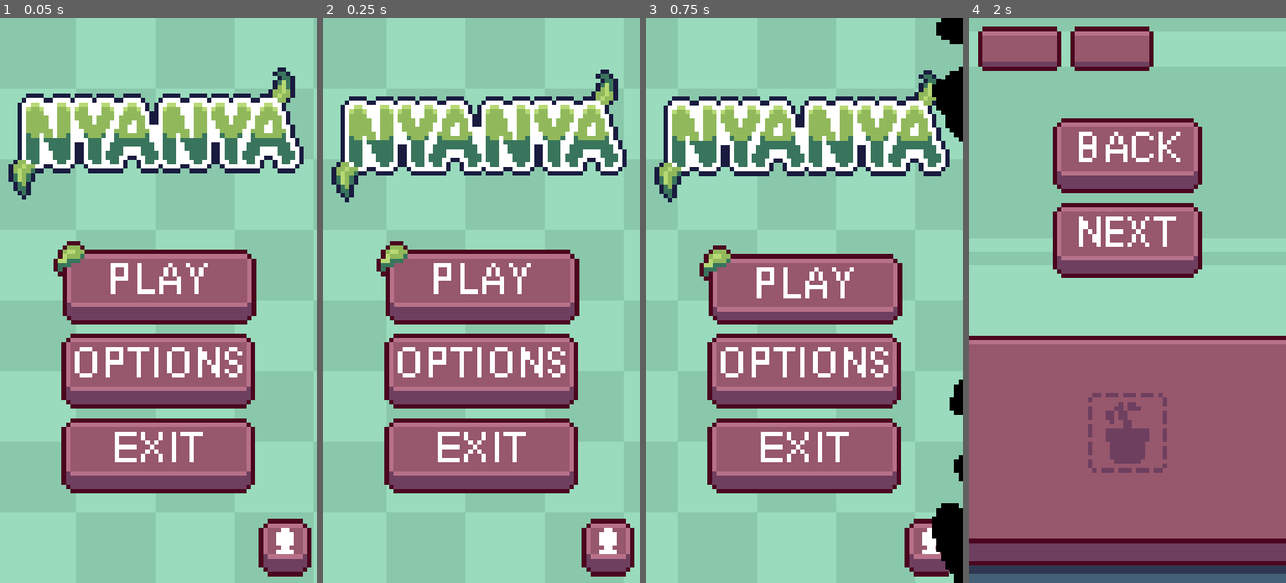
Above: before the commit, frames 1-4 (left to right).
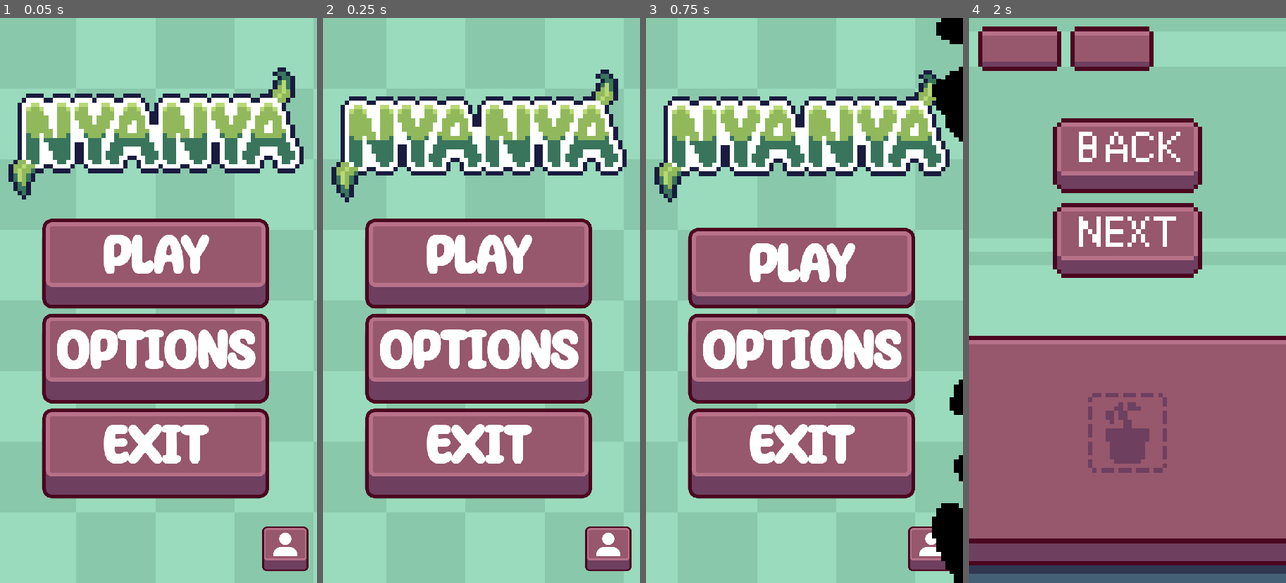
Above: after the commit, the same moments.

Repository: IvoChanev/Sunflower-Valley
Game: Godot game, scene res://Ivo/main_menu.tscn
The game is run twice, just before and just after one commit, with the same random seed, the same clock (stepped at 60 frames per second) and the same inputs.
Inputs (mouse positions are in pixels of both pictures, inside the frame that each line leads up to):
- Up to frame 1 (0.05 s): no input
- Up to frame 2 (0.25 s): no input
- Up to frame 3 (0.75 s): tap Enter (ui_accept) at 0.5, 0.6 s; move the mouse to (874, 272) at 0.52 s; click (874, 272) at 0.67 s
- Up to frame 4 (2 s): tap Enter (ui_accept) at 0.77, 1.07, 1.35, 1.52, 1.82 s; move the mouse to (1064, 328) at 1.27 s; hold Left (ui_left) from 1.28 s (still down)

The runs differ from the first frame. In frame 1, 27% of the frame differs, in the area x 13-99%, y 35-99%; in frame 2, 27%; in frame 3, 25%; in frame 4, nothing differs.
Error after the commit: Out of bounds get index '2' (on base: 'Array[AnimatedSprite2D]') (res://Ivo/Heart_System.gd:26)

Commit message:
Heart System
HeartSystem script
Heart delpetion animation
UI setup

Diff:
--- /dev/null
+++ b/Ivo/Heart_System.gd
@@ -0,0 +1,29 @@
+extends MarginContainer
+
+# Array to store the AnimatedSprite2D hearts
+@export var hearts: Array[AnimatedSprite2D]
+
+# Health value
+var health: int = 3
+
+func _ready():
+	# Ensure there are exactly 3 hearts added in the editor
+	if hearts.size() != 3:
+		push_error("Please assign exactly 3 AnimatedSprite2D nodes to the 'hearts' array.")
+		return
+
+func _process(_delta):
+	# Check if the "F" key is pressed
+	if Input.is_action_just_pressed("ui_left"):  # Replace "ui_accept" with "F" in the input map if necessary
+		lose_health()
+
+func lose_health():
+	if health > 0:
+		# Decrement health
+		health -= 1
+
+		# Play the deplete animation on the corresponding heart
+		var heart_to_deplete = hearts[health]
+		heart_to_deplete.play("health_deplete")  # Play animation without checking
+	else:
+		SceneTransition.change_scene("res://Ivo/lobby_scene.tscn")
--- a/Ivo/lobby_scene_2.tscn
+++ b/Ivo/lobby_scene_2.tscn
@@ -1,9 +1,85 @@
-[gd_scene load_steps=5 format=3 uid="uid://cf7mg0k7kw6x8"]
+[gd_scene load_steps=17 format=3 uid="uid://cf7mg0k7kw6x8"]
 
+[ext_resource type="Script" path="res://Ivo/Heart_System.gd" id="1_nfhe2"]
 [ext_resource type="Texture2D" uid="uid://mbmohlhtctic" path="res://Ivo/Sprites/PlayScene_2_BG.png" id="1_ttrk1"]
 [ext_resource type="Texture2D" uid="uid://fv01rvnaqw3t" path="res://Ivo/Sprites/Buttons/Button_Back.png" id="2_xmjgk"]
 [ext_resource type="Script" path="res://Ivo/button_back_2.gd" id="3_htwn5"]
 [ext_resource type="Texture2D" uid="uid://1ten0abdup6r" path="res://Ivo/Sprites/Buttons/Button_Back_Pressed.png" id="4_uqgjy"]
+[ext_resource type="Texture2D" uid="uid://dnfu54f4yh3vs" path="res://Ivo/Sprites/Buttons/Hearts_Sheet.png" id="5_0kxx6"]
+
+[sub_resource type="AtlasTexture" id="AtlasTexture_jy7c0"]
+atlas = ExtResource("5_0kxx6")
+region = Rect2(0, 0, 784, 800)
+
+[sub_resource type="AtlasTexture" id="AtlasTexture_mchm0"]
+atlas = ExtResource("5_0kxx6")
+region = Rect2(784, 0, 784, 800)
+
+[sub_resource type="AtlasTexture" id="AtlasTexture_skovu"]
+atlas = ExtResource("5_0kxx6")
+region = Rect2(1568, 0, 784, 800)
+
+[sub_resource type="AtlasTexture" id="AtlasTexture_tj6bp"]
+atlas = ExtResource("5_0kxx6")
+region = Rect2(2352, 0, 784, 800)
+
+[sub_resource type="AtlasTexture" id="AtlasTexture_e06dq"]
+atlas = ExtResource("5_0kxx6")
+region = Rect2(3136, 0, 784, 800)
+
+[sub_resource type="AtlasTexture" id="AtlasTexture_udj8i"]
+atlas = ExtResource("5_0kxx6")
+region = Rect2(3920, 0, 784, 800)
+
+[sub_resource type="AtlasTexture" id="AtlasTexture_we2j4"]
+atlas = ExtResource("5_0kxx6")
+region = Rect2(4704, 0, 784, 800)
+
+[sub_resource type="AtlasTexture" id="AtlasTexture_s1pmf"]
+atlas = ExtResource("5_0kxx6")
+region = Rect2(5488, 0, 784, 800)
+
+[sub_resource type="AtlasTexture" id="AtlasTexture_i3df8"]
+atlas = ExtResource("5_0kxx6")
+region = Rect2(6272, 0, 784, 800)
+
+[sub_resource type="SpriteFrames" id="SpriteFrames_eyifn"]
+animations = [{
+"frames": [{
+"duration": 1.0,
+"texture": SubResource("AtlasTexture_jy7c0")
+}, {
+"duration": 1.0,
+"texture": SubResource("AtlasTexture_mchm0")
+}, {
+"duration": 1.0,
+"texture": SubResource("AtlasTexture_skovu")
+}, {
+"duration": 1.0,
+"texture": SubResource("AtlasTexture_tj6bp")
+}, {
+"duration": 1.0,
+"texture": SubResource("AtlasTexture_e06dq")
+}, {
+"duration": 1.0,
+"texture": SubResource("AtlasTexture_udj8i")
+}, {
+"duration": 1.0,
+"texture": SubResource("AtlasTexture_we2j4")
+}, {
+"duration": 1.0,
+"texture": SubResource("AtlasTexture_s1pmf")
+}, {
+"duration": 1.0,
+"texture": SubResource("AtlasTexture_i3df8")
+}, {
+"duration": 1.0,
+"texture": null
+}],
+"loop": false,
+"name": &"health_deplete",
+"speed": 12.0
+}]
 
 [node name="Main Menu" type="Control"]
 layout_mode = 3
@@ -15,13 +91,15 @@
 size_flags_horizontal = 3
 size_flags_vertical = 3
 
-[node name="MarginContainer" type="MarginContainer" parent="."]
+[node name="MarginContainer" type="MarginContainer" parent="." node_paths=PackedStringArray("hearts")]
 layout_mode = 1
 anchors_preset = 15
 anchor_right = 1.0
 anchor_bottom = 1.0
 grow_horizontal = 2
 grow_vertical = 2
+script = ExtResource("1_nfhe2")
+hearts = [NodePath("Heart_3"), NodePath("Heart_2"), NodePath("Heart_1")]
 
 [node name="PhoneMenuBG" type="Sprite2D" parent="MarginContainer"]
 texture_repeat = 2
@@ -41,3 +119,21 @@
 texture = ExtResource("2_xmjgk")
 script = ExtResource("3_htwn5")
 new_texture = ExtResource("4_uqgjy")
+
+[node name="Heart_1" type="AnimatedSprite2D" parent="MarginContainer"]
+position = Vector2(493, 71)
+scale = Vector2(0.3, 0.3)
+sprite_frames = SubResource("SpriteFrames_eyifn")
+animation = &"health_deplete"
+
+[node name="Heart_2" type="AnimatedSprite2D" parent="MarginContainer"]
+position = Vector2(354, 71)
+scale = Vector2(0.3, 0.3)
+sprite_frames = SubResource("SpriteFrames_eyifn")
+animation = &"health_deplete"
+
+[node name="Heart_3" type="AnimatedSprite2D" parent="MarginContainer"]
+position = Vector2(212, 70)
+scale = Vector2(0.3, 0.3)
+sprite_frames = SubResource("SpriteFrames_eyifn")
+animation = &"health_deplete"
--- a/Ivo/main_menu.tscn
+++ b/Ivo/main_menu.tscn
@@ -4,18 +4,18 @@
 [ext_resource type="Texture2D" uid="uid://3bp7s10a1356" path="res://Ivo/Sprites/Phone_Menu_BG.png" id="1_jqsrk"]
 [ext_resource type="Texture2D" uid="uid://d3hpnvpa0a65q" path="res://Ivo/Sprites/Title.png" id="2_fb1ft"]
 [ext_resource type="Script" path="res://Ivo/up_and_down.gd" id="3_ksi7o"]
-[ext_resource type="Texture2D" uid="uid://bsuye8iccg8xd" path="res://Ivo/Sprites/Buttons/Button_Play.png" id="5_ky6rb"]
+[ext_resource type="Texture2D" uid="uid://bc7qsgd755hx2" path="res://Ivo/Sprites/Buttons/ButtonPlay.png" id="5_8m0aj"]
 [ext_resource type="Script" path="res://Ivo/button_play.gd" id="6_es1vg"]
-[ext_resource type="Texture2D" uid="uid://ciqclltp04ka0" path="res://Ivo/Sprites/Buttons/Button_Play_Pressed.png" id="6_jwqel"]
-[ext_resource type="Texture2D" uid="uid://cch33682r4r5n" path="res://Ivo/Sprites/Buttons/Button_Options.png" id="7_227tn"]
+[ext_resource type="Texture2D" uid="uid://bsdgr0v27jqt" path="res://Ivo/Sprites/Buttons/ButtonPlay_Pressed.png" id="7_vjt7w"]
+[ext_resource type="Texture2D" uid="uid://dtf67tjadbk3" path="res://Ivo/Sprites/Buttons/ButtonOptions.png" id="8_avj4g"]
 [ext_resource type="Script" path="res://Ivo/button_options.gd" id="8_rphgt"]
-[ext_resource type="Texture2D" uid="uid://bv7bbqx3dfj4t" path="res://Ivo/Sprites/Buttons/Button_Options_Pressed.png" id="9_360bx"]
-[ext_resource type="Texture2D" uid="uid://b6nc8a8sppm6n" path="res://Ivo/Sprites/Buttons/Button_Exit.png" id="10_wlf1k"]
+[ext_resource type="Texture2D" uid="uid://dlvomoort3o6j" path="res://Ivo/Sprites/Buttons/ButtonOptions_Pressed.png" id="10_rgf4a"]
 [ext_resource type="Script" path="res://Ivo/button_exit.gd" id="11_cu8xu"]
-[ext_resource type="Texture2D" uid="uid://bbmoyq45arnsi" path="res://Ivo/Sprites/Buttons/Button_Exit_Pressed.png" id="12_cat80"]
-[ext_resource type="Texture2D" uid="uid://bbrppuck72bhm" path="res://Ivo/Sprites/Buttons/Button_Credits.png" id="13_wmkcc"]
-[ext_resource type="Texture2D" uid="uid://wcdfjpew0dby" path="res://Ivo/Sprites/Buttons/Button_Credits_Pressed.png" id="14_2ds0f"]
+[ext_resource type="Texture2D" uid="uid://cvapqv0to0231" path="res://Ivo/Sprites/Buttons/ButtonExit.png" id="11_jj0jm"]
+[ext_resource type="Texture2D" uid="uid://cu5crglgac548" path="res://Ivo/Sprites/Buttons/ButtonExit_Pressed.png" id="13_de7o0"]
+[ext_resource type="Texture2D" uid="uid://blsety6og7hlr" path="res://Ivo/Sprites/Buttons/CreditsButton.png" id="14_mq2wa"]
 [ext_resource type="Script" path="res://Ivo/button_credits.gd" id="15_d2be7"]
+[ext_resource type="Texture2D" uid="uid://cih4up0b7npuq" path="res://Ivo/Sprites/Buttons/CreditsButton_Pressed.png" id="16_ut372"]
 
 [sub_resource type="ShaderMaterial" id="ShaderMaterial_5dusf"]
 shader = ExtResource("1_bampu")
@@ -60,29 +60,26 @@
 size_flags_stretch_ratio = 0.0
 
 [node name="ButtonPlay" type="Sprite2D" parent="MarginContainer/VBoxContainer"]
-position = Vector2(-7.99999, -40)
-scale = Vector2(10, 10)
-texture = ExtResource("5_ky6rb")
+position = Vector2(-7.99999, -80)
+texture = ExtResource("5_8m0aj")
 script = ExtResource("6_es1vg")
-new_texture = ExtResource("6_jwqel")
+new_texture = ExtResource("7_vjt7w")
 
 [node name="ButtonOptions" type="Sprite2D" parent="MarginContainer/VBoxContainer"]
-position = Vector2(0, 160)
-scale = Vector2(10, 10)
-texture = ExtResource("7_227tn")
+position = Vector2(-8, 135)
+texture = ExtResource("8_avj4g")
 script = ExtResource("8_rphgt")
-new_texture = ExtResource("9_360bx")
+new_texture = ExtResource("10_rgf4a")
 
 [node name="ButtonExit" type="Sprite2D" parent="MarginContainer/VBoxContainer"]
-position = Vector2(3.81468e-06, 352)
-scale = Vector2(10, 10)
-texture = ExtResource("10_wlf1k")
+position = Vector2(-8, 350)
+texture = ExtResource("11_jj0jm")
 script = ExtResource("11_cu8xu")
-new_texture = ExtResource("12_cat80")
+new_texture = ExtResource("13_de7o0")
 
 [node name="ButtonCredits" type="Sprite2D" parent="MarginContainer/VBoxContainer"]
-position = Vector2(288, 560)
-scale = Vector2(10, 10)
-texture = ExtResource("13_wmkcc")
+position = Vector2(297, 576)
+scale = Vector2(0.5, 0.5)
+texture = ExtResource("14_mq2wa")
 script = ExtResource("15_d2be7")
-new_texture = ExtResource("14_2ds0f")
+new_texture = ExtResource("16_ut372")
--- a/project.godot
+++ b/project.godot
@@ -18,6 +18,7 @@
 [autoload]
 
 SceneTransition="*res://Ivo/scene_transition.tscn"
+HeartSystem="*res://Ivo/Heart_System.gd"
 
 [display]
 
Binary file added: Ivo/Sprites/Buttons/ButtonExit.png
Not shown, added: Ivo/Sprites/Buttons/ButtonExit.png.import
Binary file added: Ivo/Sprites/Buttons/ButtonExit_Pressed.png
Not shown, added: Ivo/Sprites/Buttons/ButtonExit_Pressed.png.import
Binary file added: Ivo/Sprites/Buttons/ButtonOptions.png
Not shown, added: Ivo/Sprites/Buttons/ButtonOptions.png.import
Binary file added: Ivo/Sprites/Buttons/ButtonOptions_Pressed.png
Not shown, changed: Ivo/Sprites/Buttons/ButtonOptions_Pressed.png.import
Binary file added: Ivo/Sprites/Buttons/ButtonPlay.png
Not shown, added: Ivo/Sprites/Buttons/ButtonPlay.png.import
Binary file added: Ivo/Sprites/Buttons/ButtonPlay_Pressed.png
Not shown, added: Ivo/Sprites/Buttons/ButtonPlay_Pressed.png.import
(and 8 more such lines)
